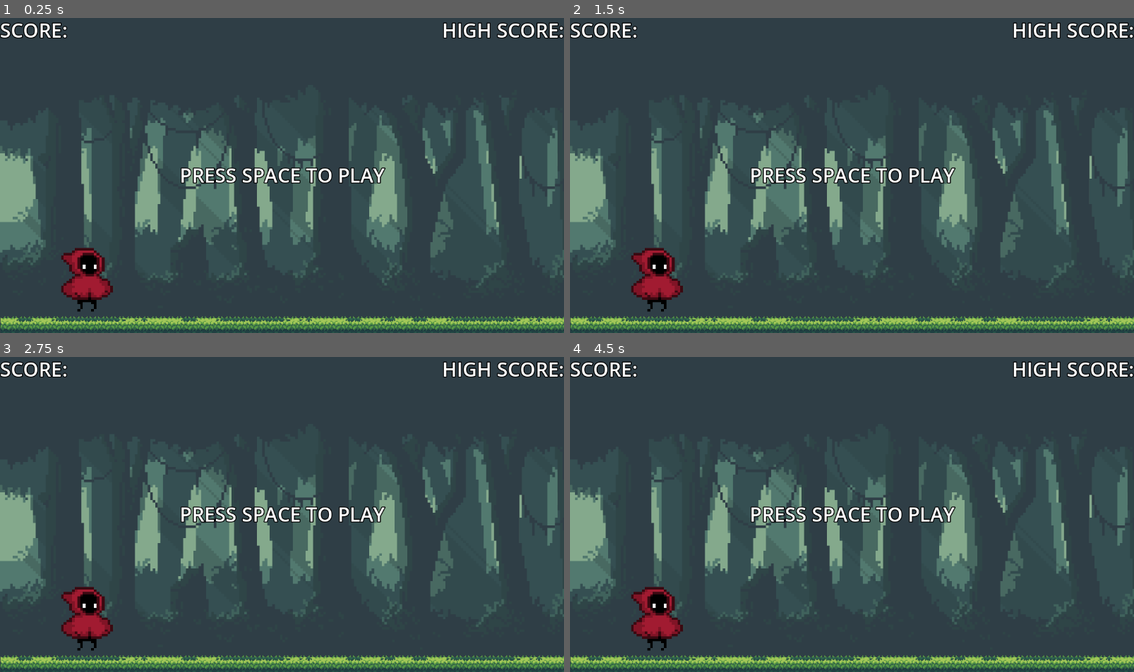
Above: before the commit, frames 1-4 (two rows, left to right).
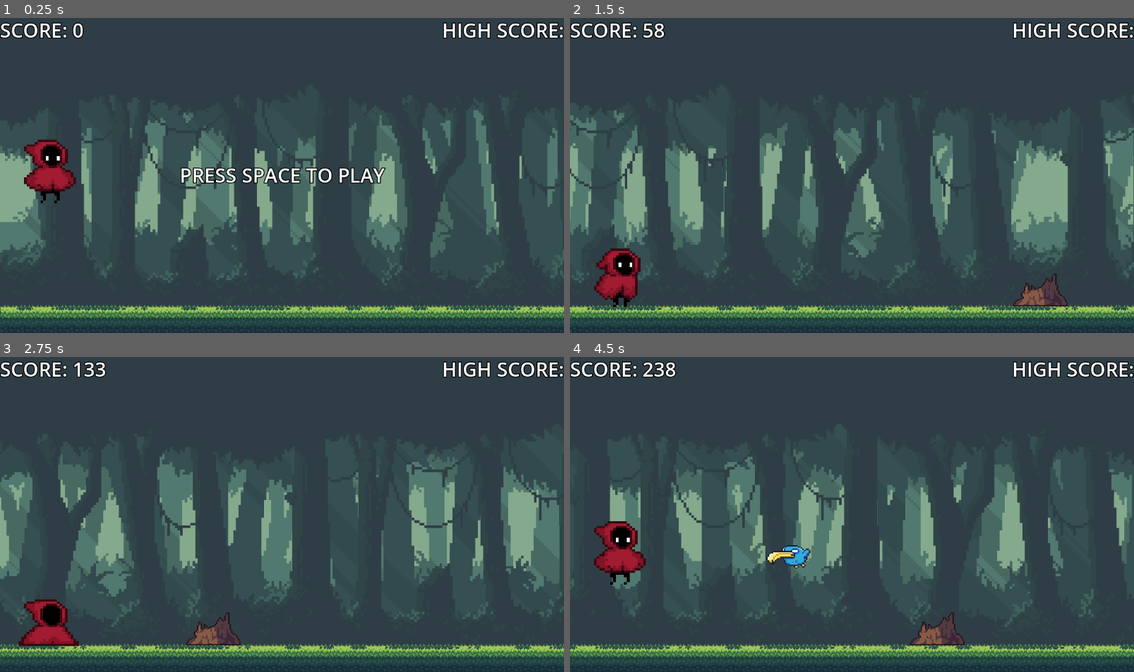
Above: after the commit, the same moments.

Repository: MuhannadMojalled/RunnerGame
Game: Godot game, scene res://scenes/main.tscn
The game is run twice, just before and just after one commit, with the same random seed, the same clock (stepped at 60 frames per second) and the same inputs.
Inputs:
- Up to frame 1 (0.25 s): no input
- Up to frame 2 (1.5 s): tap Space at 0.5, 1.25 s; tap Enter (ui_accept) at 0.77 s
- Up to frame 3 (2.75 s): tap Enter (ui_accept) at 1.52 s; tap Space at 2 s; hold Down (ui_down) from 2.03 s (still down)
- Up to frame 4 (4.5 s): tap Space at 2.75, 3.5, 4.25 s; release Down (ui_down) at 2.78 s; tap Enter (ui_accept) at 3.02, 3.77 s; hold Down (ui_down) from 4.28 s (still down)

The runs differ from the first frame. In frame 1, 9.4% of the frame differs, in the area x 0-100%, y 1-100%; in frame 2, 30%; in frame 3, 31%; in frame 4, 31%.
Error before the commit: Parse Error: Expected iterable after "in". (res://scenes/main.gd:57)

Commit message:
finished the obstacles system

Diff:
--- a/scenes/main.gd
+++ b/scenes/main.gd
@@ -54,7 +54,9 @@
 
 		if $Camera2D.position.x - $Ground.position.x > screen_size.x * 2:
 			$Ground.position.x +=screen_size.x
-		for obs in
+		for obs in obstacles:
+			if obs.position.x < ($Camera2D.position.x - screen_size.x):
+				delete_obs(obs)
 	else:
 		if Input.is_action_pressed("ui_accept"):
 			game_running = true
@@ -88,6 +90,9 @@
 		add_child(obs)
 		obstacles.append(obs)
 
+func delete_obs(obs):
+	obs.queue_free()
+	obstacles.erase(obs)
 
 func show_score():
 	$HUD.get_node("Scorelabel").text = "SCORE: "+ str(score / SCORE_MOD)
